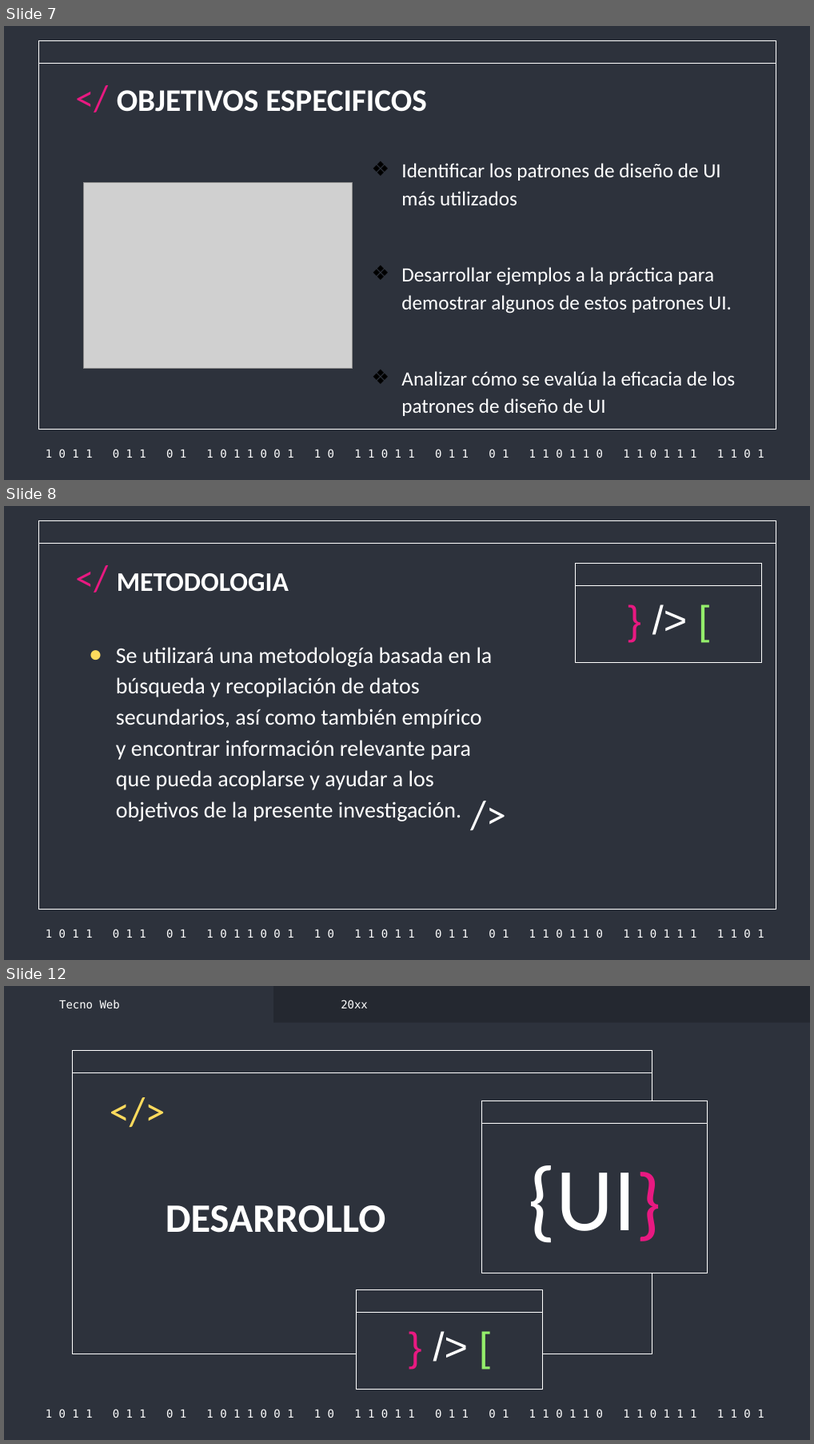
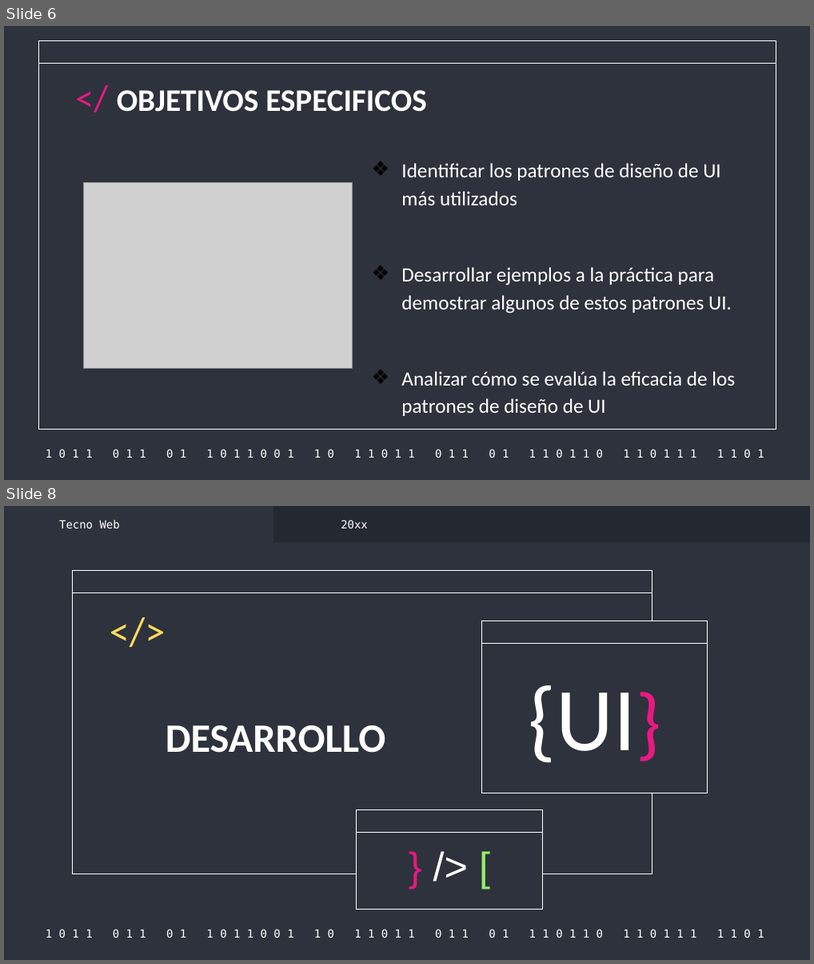
Before and after one commit to PANDITHAjr/WEB-TRANSPORTE-2022-2, a slide deck: DOCUMENTACION/tecnoweb.pptx. Shown one above the other, each under a label of ours: slides 7, 8 and 12 before the commit, slides 6 and 8 after it; the slides between them are not shown. The pictures are 814x1444 and 814x964 pixels, drawn with LibreOffice and Linux fonts; fonts in the diff are those of the drawing; grey boxes stand for pictures. Boxes give left, top, right and bottom in pixels: in the first picture for what was removed or moved away, otherwise in the second. Text is boxed around its words. In the diff, an @@ line names an element or a change of style, - is before the commit and + after.

```diff
--- a/DOCUMENTACION/tecnoweb.pptx
+++ b/DOCUMENTACION/tecnoweb.pptx
@@ slide 8 removed at bbox=[4, 506, 810, 960], background #2D323C; not listed: 3 template elements that a slide beside it also shows @@
@@ title removed at bbox=[117, 573, 289, 592] @@
-</ METODOLOGIA
@@ rectangle removed at bbox=[576, 564, 763, 663] @@
@@ rectangle removed at bbox=[576, 564, 763, 586] @@
@@ text removed at bbox=[615, 592, 722, 659] @@
-} /> [
@@ text removed at bbox=[116, 647, 493, 821] @@
-● Se utilizará una metodología basada en la búsqueda y recopilación de datos secundarios, así como también empírico y encontrar información relevante para que pueda acoplarse y ayudar a los objetivos de la presente investigación.
@@ text removed at bbox=[463, 789, 525, 842] @@
-/>
@@ what was slide 7 is now slide 6 @@
@@ what was slide 12 is now slide 8 @@
```
Also in this commit, not shown: 3 slides changed, 3 other slides removed.
